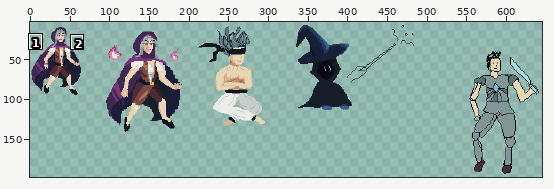
Two states of a pixel-art file, assets/potential characters.aseprite. The picture above shows the old version from afar; the outline marks the close-up.
Close-up. Old version:
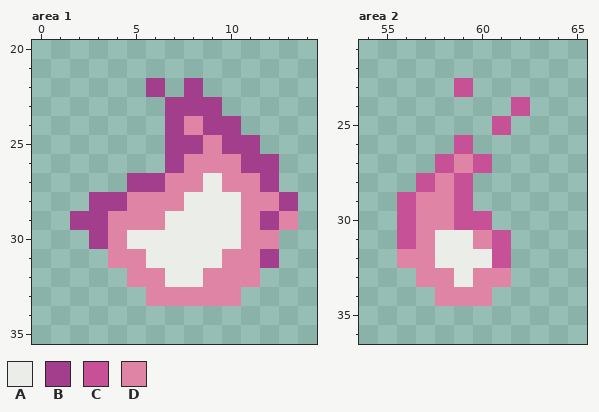
1000x1000 pixels, 1 frame. Shown: area 1: x 0..14, y 20..35; area 2: x 54..65, y 21..36. The wide view leaves out empty margins. The commit also changed other parts of the picture, which this record leaves out.
Visible layers, top first: "Layer 3", "3", "Layer 2", "2", "Layer 1", "1".
Palette (. is transparent): A #ebede9  B #a23e8c  C #c65197  D #df84a5
Pixels before, area 1, first column x 2:
22 ....B.B.....
23 .....BBB....
24 .....BDBB...
25 .....BBDBB..
26 .....BDDDBB.
27 ...BBDDADDB.
28 .BBDDDAAADDB
29 BBDDDAAAADBD
30 .BDAAAAAADD.
31 ..DDAAAADDB.
32 ...DDAADDD..
33 ....DDDDD...
Pixels before, area 2, first column x 56:
23 ...C...
24 ......C
25 .....C.
26 ...C...
27 ..CDC..
28 .CDC...
29 CDDC...
30 CDDCC..
31 CDAADC.
32 DDAAAC.
33 .DDADD.
34 ..DDD..
New version:
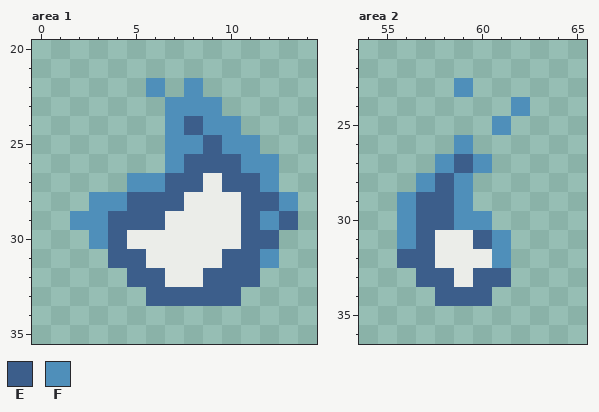
Colours new in this view: E #3c5e8b  F #4f8fba
Diff:
Area 1, layer "1":
Colour D gives way to colour E in row 24 at x 8; in row 25 at x 9; in row 26 at x 8 to 10; in row 27 at x 7 to 8 and 10 to 11; in row 28 at x 5 to 7 and 11 to 12; in row 29 at x 4 to 6, 11 and 13.
Colour D gives way to colour E in row 30 at x 4 and 11 to 12; in row 31 at x 4 to 5 and 10 to 11; in row 32 at x 5 to 6 and 9 to 11; in row 33 at x 6 to 10.
Colour B gives way to colour F in row 22 at x 6 and 8; in row 23 at x 7 to 9; in row 24 at x 7 and 9 to 10; in row 25 at x 7 to 8 and 10 to 11; in row 26 at x 7 and 11 to 12; in row 27 at x 5 to 6 and 12.
Colour B gives way to colour F in row 28 at x 3 to 4 and 13; in row 29 at x 2 to 3 and 12; in row 30 at x 3; in row 31 at x 12.
Area 2, layer "1":
Colour D gives way to colour E in row 27 at x 59; in row 28 at x 58; in rows 29 to 30 at x 57 to 58; in row 31 at x 57 and 60; in row 32 at x 56 to 57; in row 33 at x 57 to 58 and 60 to 61.
Colour D gives way to colour E in row 34 at x 58 to 60.
Colour C gives way to colour F in row 23 at x 59; in row 24 at x 62; in row 25 at x 61; in row 26 at x 59; in row 27 at x 58 and 60; in row 28 at x 57 and 59.
Colour C gives way to colour F in row 29 at x 56 and 59; in row 30 at x 56 and 59 to 60; in row 31 at x 56 and 61; in row 32 at x 61.
Boxes around the changes in both close-ups, in picture pixels (x1, y1, x2, y2):
changed: (70, 78, 298, 306)
changed: (397, 78, 530, 306)
